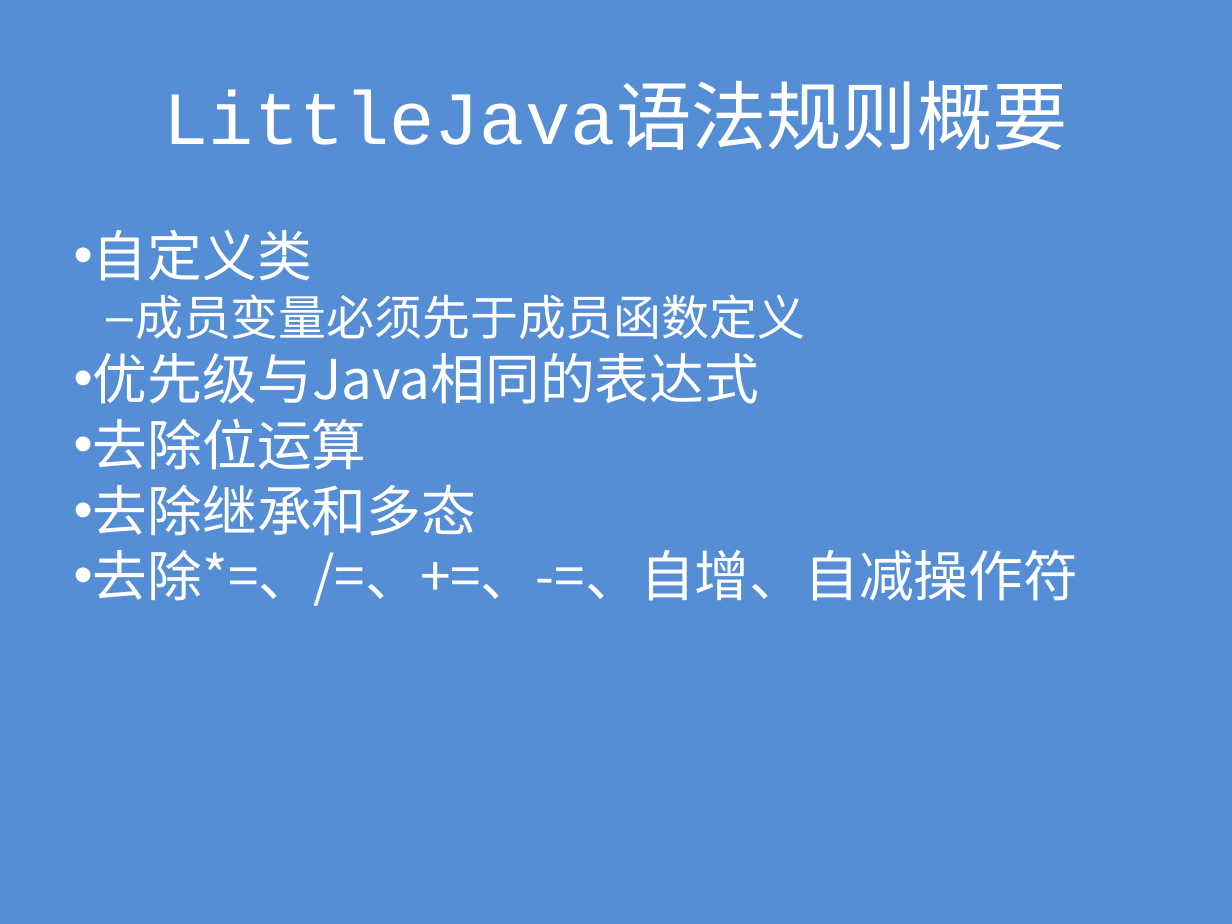
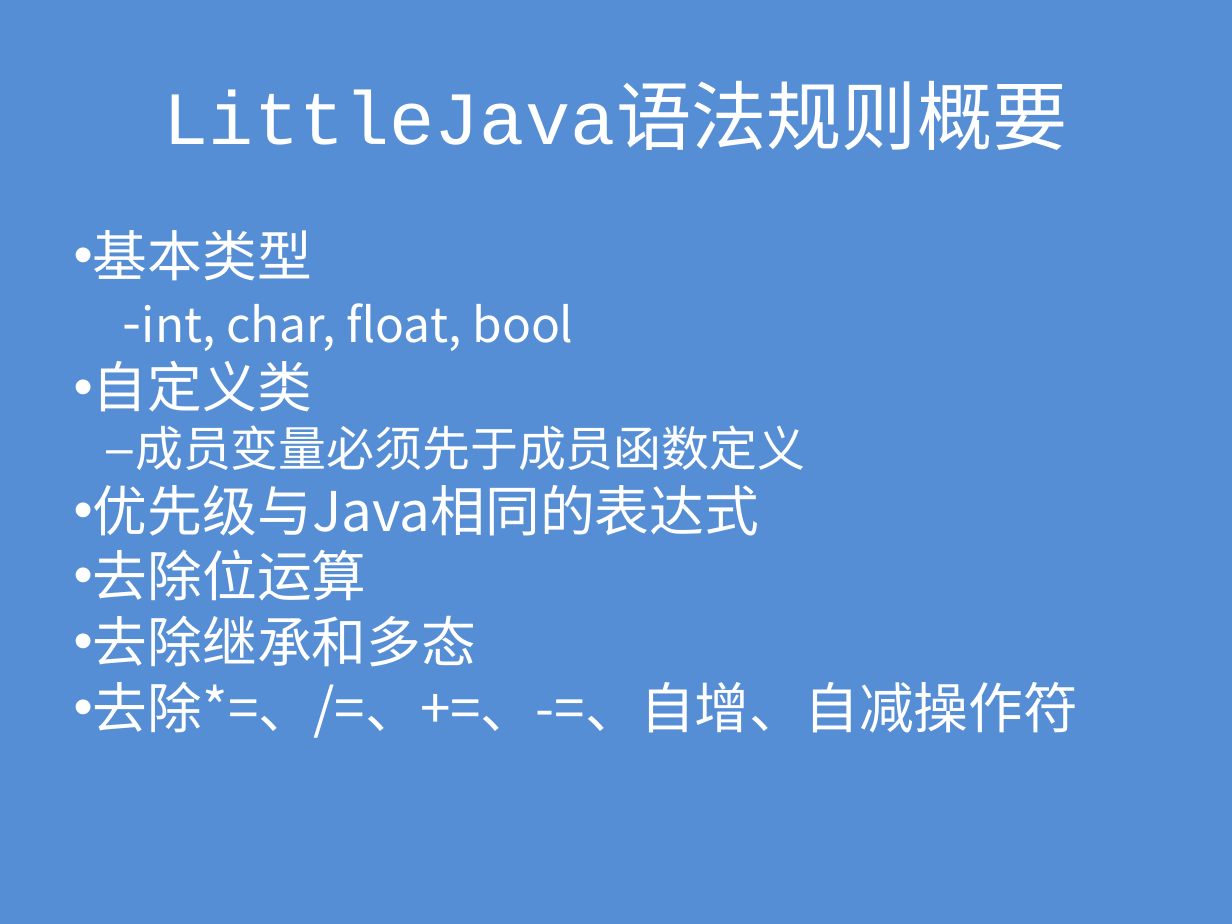
Before and after one commit to lilolelalu/jacc, a slide deck: slide 4 of submit/LittleJava语言简介.pptx (slide 3 before the commit). Drawn at 1232x924 pixels with LibreOffice and Linux fonts; fonts in the diff are those of the drawing. Boxes give left, top, right and bottom in pixels: in the first picture for what was removed or moved away, otherwise in the second. Text is boxed around its words. In the diff, an @@ line names an element or a change of style, - is before the commit and + after.

```diff
--- a/submit/LittleJava语言简介.pptx
+++ b/submit/LittleJava语言简介.pptx
@@ text at (93,230,573,351): paragraphs added @@
+• 基本类型
+-int, char, float, bool
```
Also in this commit, not shown: 2 other slides changed, 1 slide added, 1 other file.
